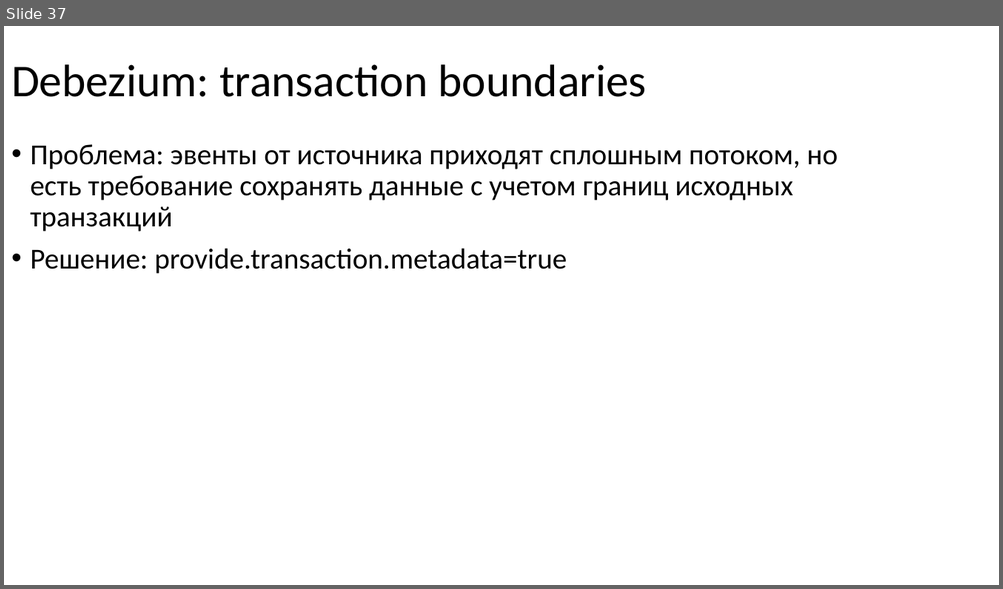
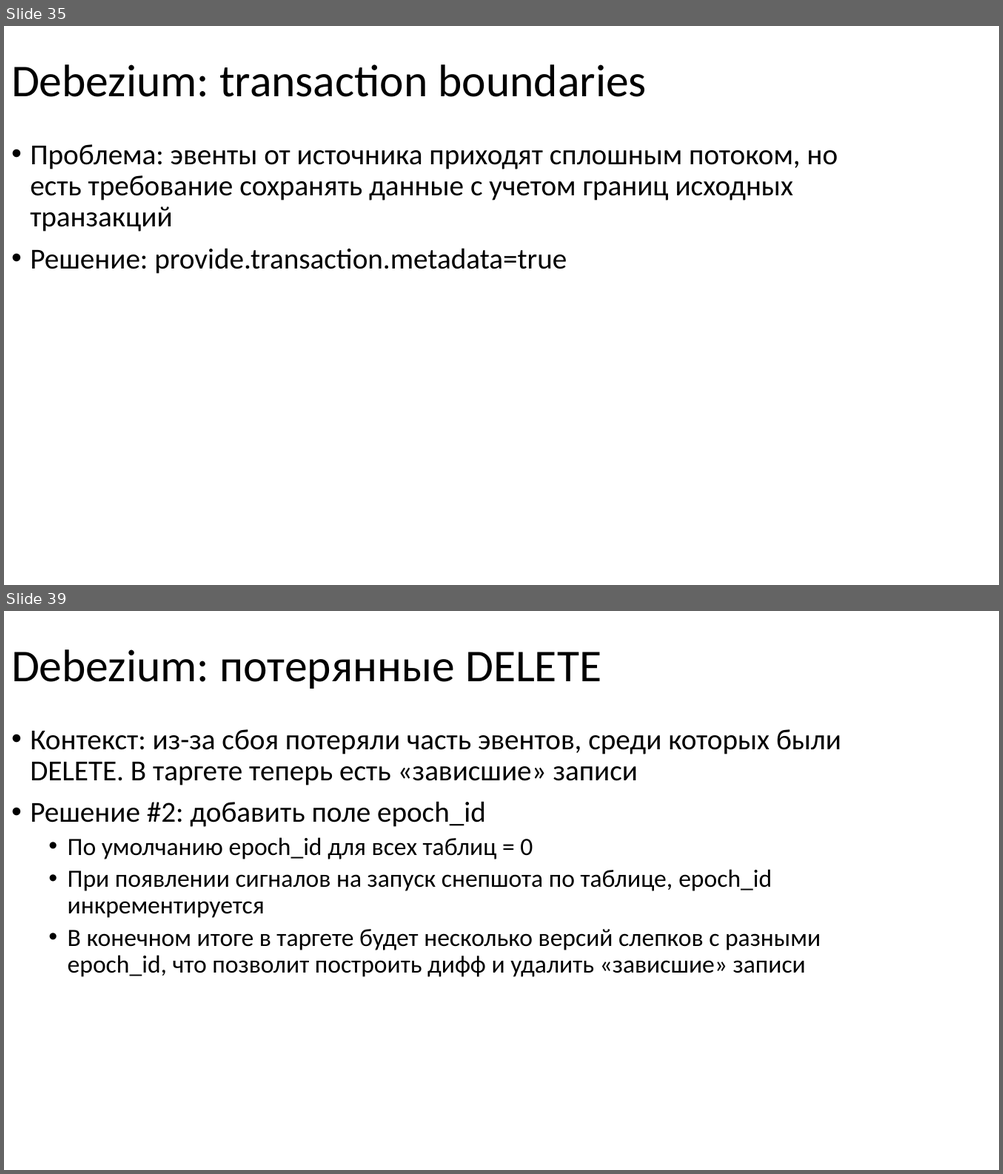
Before and after one commit to nryanov/presentations, a slide deck: smartdata/cdc-via-debezium/debezium-smartdata2025.pptx. Shown one above the other, each under a label of ours: slide 37 before the commit, slides 35 and 39 after it; the slides between them are not shown. The pictures are 1003x589 and 1003x1174 pixels, drawn with LibreOffice and Linux fonts; fonts in the diff are those of the drawing. Boxes give left, top, right and bottom in pixels: in the first picture for what was removed or moved away, otherwise in the second. Text is boxed around its words. In the diff, an @@ line names an element or a change of style, - is before the commit and + after.

```diff
--- a/smartdata/cdc-via-debezium/debezium-smartdata2025.pptx
+++ b/smartdata/cdc-via-debezium/debezium-smartdata2025.pptx
@@ slide 39 added at bbox=[4, 611, 999, 1170], background #FFFFFF @@
@@ title added at bbox=[11, 649, 601, 689], 44 pt, text #000000 @@
+Debezium: потерянные DELETE
@@ text added at bbox=[30, 729, 841, 977], 24 pt, text #000000 @@
+• Контекст: из-за сбоя потеряли часть эвентов, среди которых были DELETE. В таргете теперь есть «зависшие» записи
+• Решение #2: добавить поле epoch_id
+  • По умолчанию epoch_id для всех таблиц = 0
+  • При появлении сигналов на запуск снепшота по таблице, epoch_id инкрементируется
+  • В конечном итоге в таргете будет несколько версий слепков с разными epoch_id, что позволит построить дифф и удалить «зависшие» записи
@@ what was slide 37 is now slide 35 @@
```
Also in this commit, not shown: 7 slides changed, 2 other slides added.
